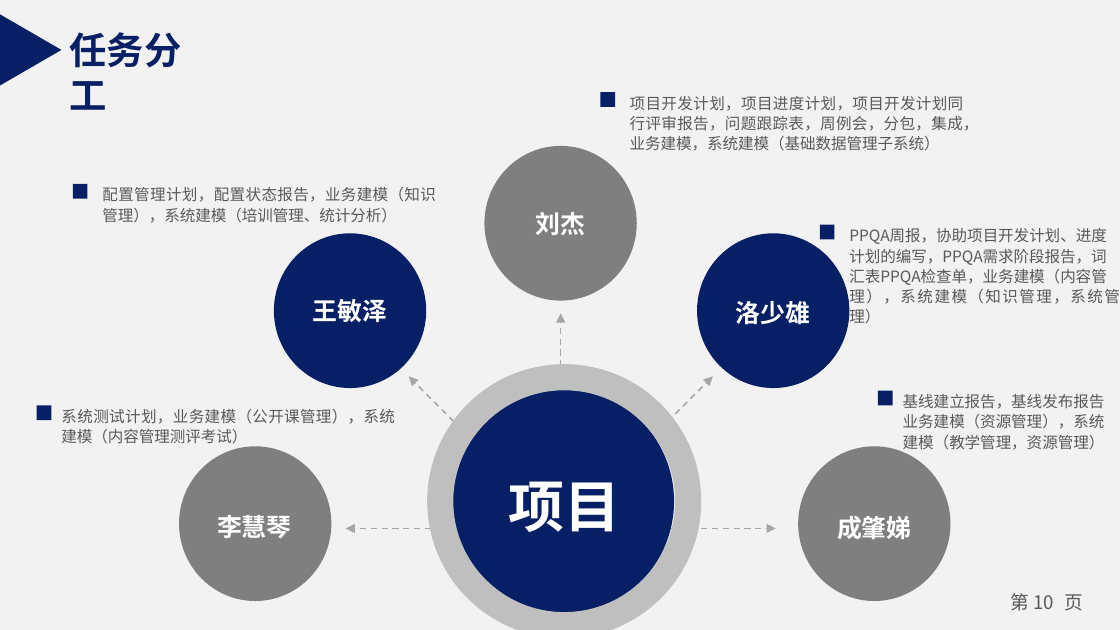
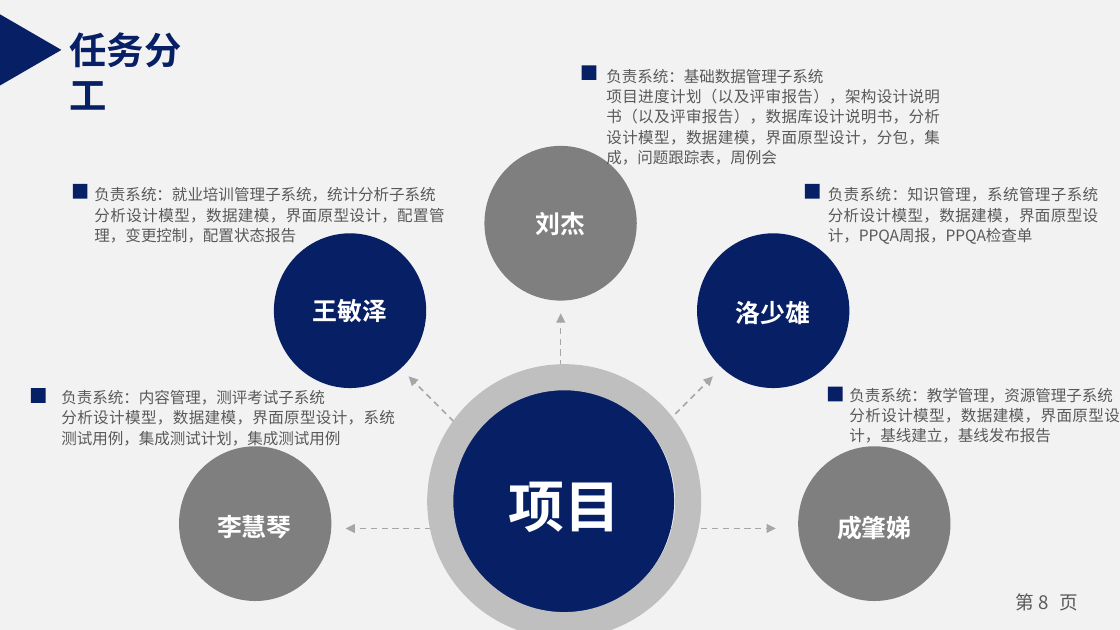
Before and after one commit to NillsWang/OlineEducationSys, a slide deck: slide 8 of practical_exloir/精化阶段/8组 阶段评审 刘杰 .pptx (slide 10 before the commit). Drawn at 1120x630 pixels with LibreOffice and Linux fonts; fonts in the diff are those of the drawing. Boxes give left, top, right and bottom in pixels: in the first picture for what was removed or moved away, otherwise in the second. Text is boxed around its words. In the diff, an @@ line names an element or a change of style, - is before the commit and + after.

Commit message:
PPT

```diff
--- a/practical_exloir/精化阶段/8组 阶段评审 刘杰 .pptx
+++ b/practical_exloir/精化阶段/8组 阶段评审 刘杰 .pptx
@@ rectangle: place and size @@
-rectangle at [600,92,615,106]
+rectangle at [581,65,596,80]
@@ text at [606,69,940,168]: text changed @@
-项目开发计划，项目进度计划，项目开发计划同行评审报告，问题跟踪表，周例会，分包，集成，业务建模，系统建模（基础数据管理子系统）
+负责系统：基础数据管理子系统
+项目进度计划（以及评审报告），架构设计说明书（以及评审报告），数据库设计说明书，分析设计模型，数据建模，界面原型设计，分包，集成，问题跟踪表，周例会
@@ text at [94,187,444,243]: text changed @@
-配置管理计划，配置状态报告，业务建模（知识管理），系统建模（培训管理、统计分析）
+负责系统：就业培训管理子系统，统计分析子系统
+分析设计模型，数据建模，界面原型设计，配置管理，变更控制，配置状态报告
@@ rectangle: place and size @@
-rectangle at [820,225,834,240]
+rectangle at [805,184,820,198]
@@ text at [828,187,1098,244]: text changed @@
-PPQA周报，协助项目开发计划、进度
-计划的编写，PPQA需求阶段报告，词
-汇表PPQA检查单，业务建模（内容管
-理），系统建模（知识管理，系统管理）
+负责系统：知识管理，系统管理子系统分析设计模型，数据建模，界面原型设计，PPQA周报，PPQA检查单
@@ rectangle: place and size @@
-rectangle at [37,405,52,420]
+rectangle at [30,389,45,403]
@@ rectangle: place and size @@
-rectangle at [878,391,893,405]
+rectangle at [828,386,842,401]
@@ text at [849,388,1119,443]: text changed @@
-基线建立报告，基线发布报告
-业务建模（资源管理），系统
-建模（教学管理，资源管理）
+负责系统：教学管理，资源管理子系统
+分析设计模型，数据建模，界面原型设计，基线建立，基线发布报告
@@ text at [61,390,395,449]: text changed @@
-系统测试计划，业务建模（公开课管理），系统建模（内容管理测评考试）
+负责系统：内容管理，测评考试子系统
+分析设计模型，数据建模，界面原型设计，系统测试用例，集成测试计划，集成测试用例
@@ page number at [1016,593,1078,611]: text changed @@
-第 10 页
+第 8 页
```
Also in this commit, not shown: 8 other slides changed, 4 slides added, 8 slides removed, 1 other file.
